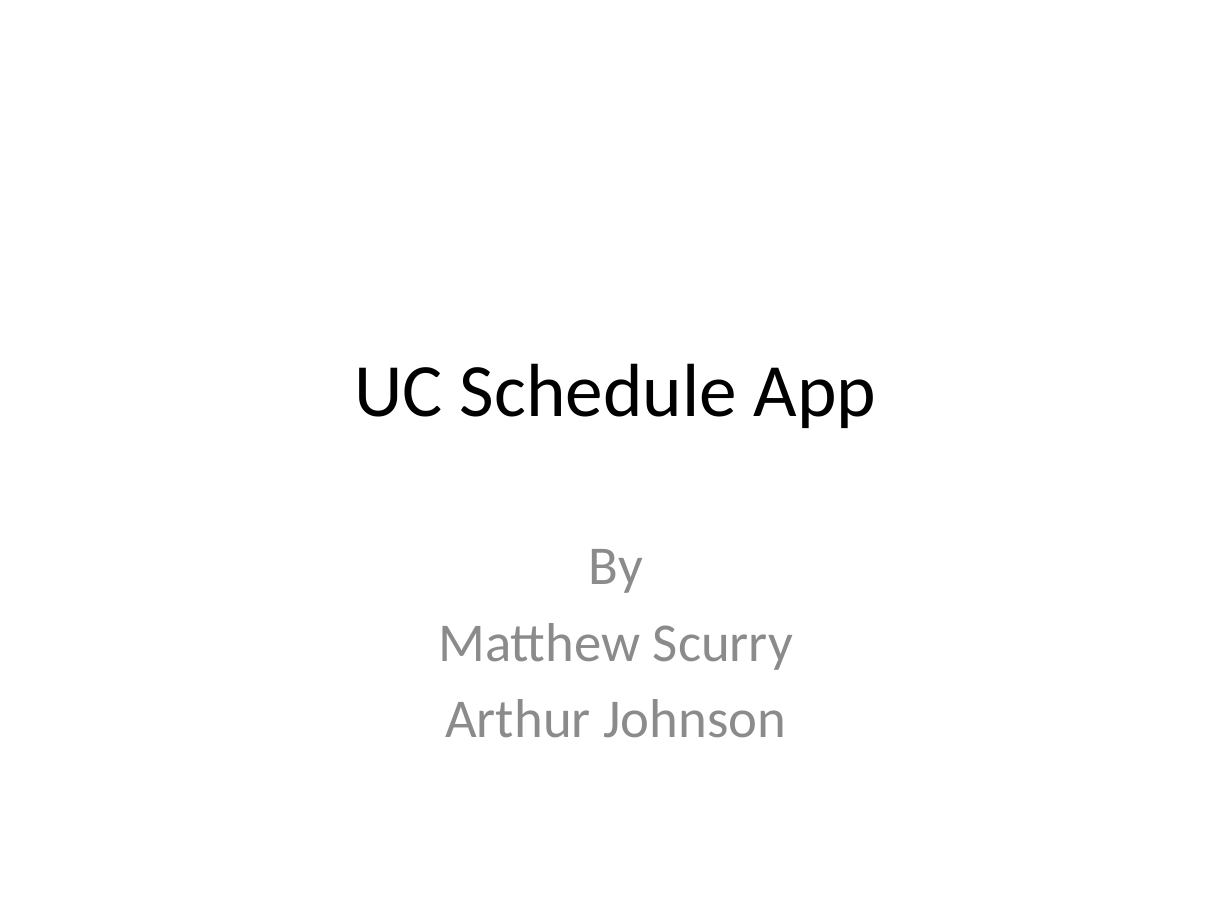
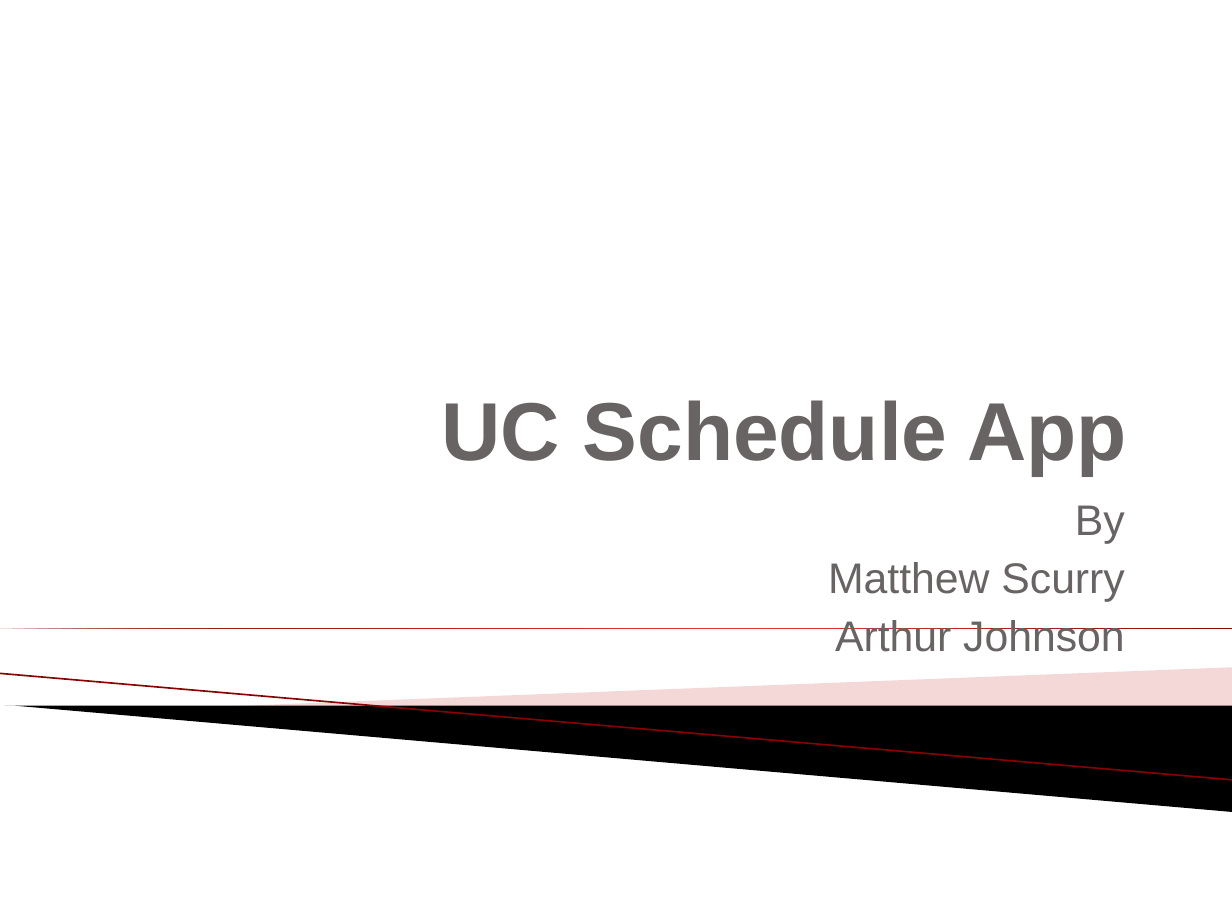
Before and after one commit to scurrymd/Software-Engineering, a slide deck: slide 1 of docs/UC Schedule App.pptx. Drawn at 1232x924 pixels with LibreOffice and Linux fonts; fonts in the diff are those of the drawing; background and template pictures are left out. Boxes give left, top, right and bottom in pixels: in the first picture for what was removed or moved away, otherwise in the second. Text is boxed around its words. In the diff, an @@ line names an element or a change of style, - is before the commit and + after.

```diff
--- a/docs/UC Schedule App.pptx
+++ b/docs/UC Schedule App.pptx
@@ title "UC Schedule App": place and size @@
-title "UC Schedule App" at (355,363,877,428)
+title "UC Schedule App" at (441,400,1126,475)
@@ title "UC Schedule App" at (441,400,1126,475): size 44 to 48 pt, font Calibri to Arial, text colour #000000 to #696464, bold on; alignment centre to right; vertical alignment middle to bottom @@
@@ subtitle "By": place and size @@
-subtitle "By" at (438,549,793,738)
+subtitle "By" at (828,505,1125,652)
@@ subtitle "By" at (828,505,1125,652): size 32 to 25 pt, font Calibri to Arial, text colour #8C8C8C to #696464; alignment centre to right; less space between paragraphs @@
@@ right triangle added at (0,628,1232,628), fill gradient #810000 to #EF4141 @@
@@ line added from (0, 674) to (1232, 780), #E09494 0.95 pt @@
@@ freeform shape added at (228,668,1232,733), fill #E49D9D at 40% opacity @@
@@ freeform shape added at (5,706,1232,812), fill #000000 @@
```
Also in this commit, not shown: 22 other slides changed, 2 slides added.
